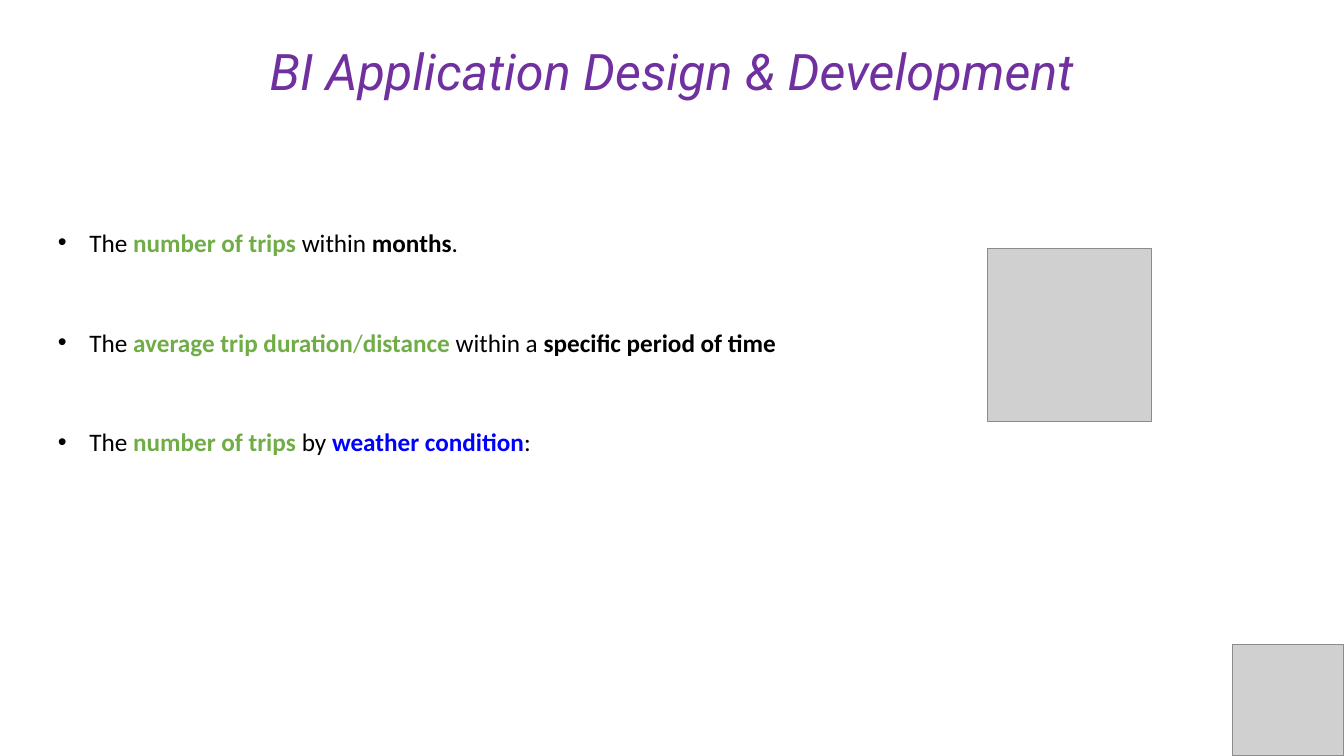
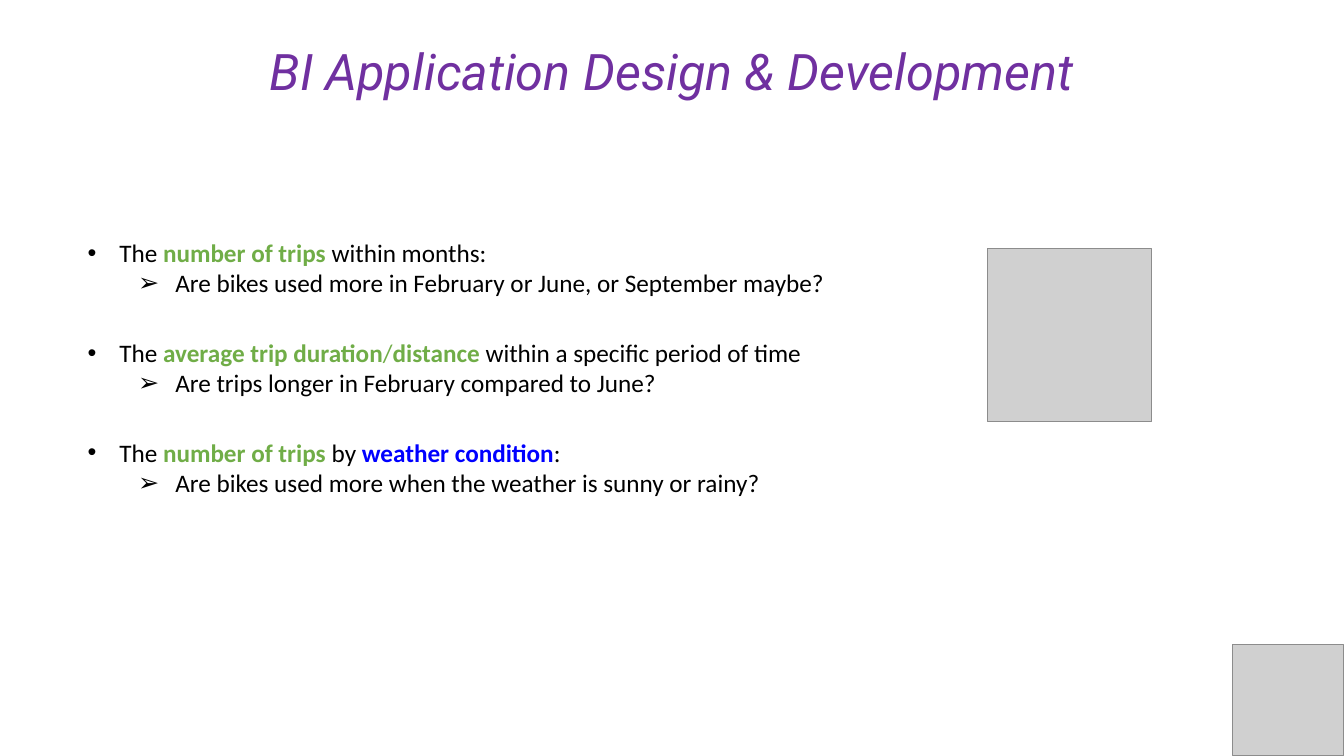
Before and after one commit to cesaramehri/Firn_CaseStudyTest, a slide deck: slide 20 of Presentation/Case Study - Presentation.pptx. Drawn at 1344x756 pixels with LibreOffice and Linux fonts; fonts in the diff are those of the drawing; grey boxes stand for pictures. Boxes give left, top, right and bottom in pixels: in the first picture for what was removed or moved away, otherwise in the second. Text is boxed around its words. In the diff, an @@ line names an element or a change of style, - is before the commit and + after.

```diff
--- a/Presentation/Case Study - Presentation.pptx
+++ b/Presentation/Case Study - Presentation.pptx
@@ text at [119,244,824,296]: text changed; bold off @@
-• The number of trips within months.
+• The number of trips within months:
+  ➢ Are bikes used more in February or June, or September maybe?
@@ text "The average trip duration/distance within ...": place and size @@
-text "The average trip duration/distance within ..." at [89,334,776,357]
+text "The average trip duration/distance within ..." at [119,344,801,397]
@@ text at [119,344,801,367]: bold off in "specific period of time" @@
@@ text at [175,374,656,397]: paragraph added @@
+  ➢ Are trips longer in February compared to June?
@@ text "The number of trips by ...": place and size @@
-text "The number of trips by ..." at [89,433,531,455]
+text "The number of trips by ..." at [119,444,759,496]
@@ text at [175,474,759,496]: paragraph added @@
+  ➢ Are bikes used more when the weather is sunny or rainy?
```
Also in this commit, not shown: 4 other slides changed.
